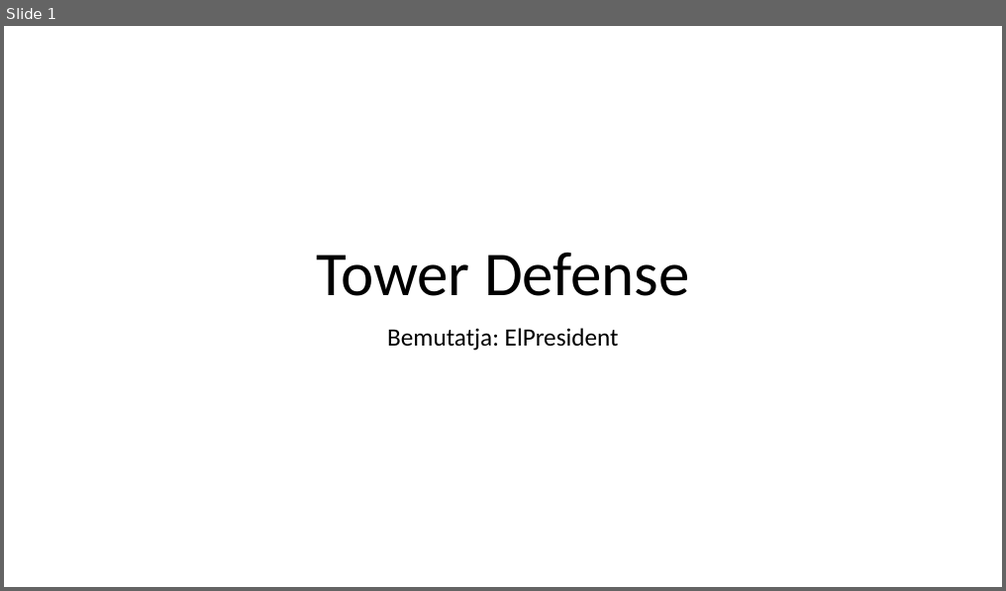
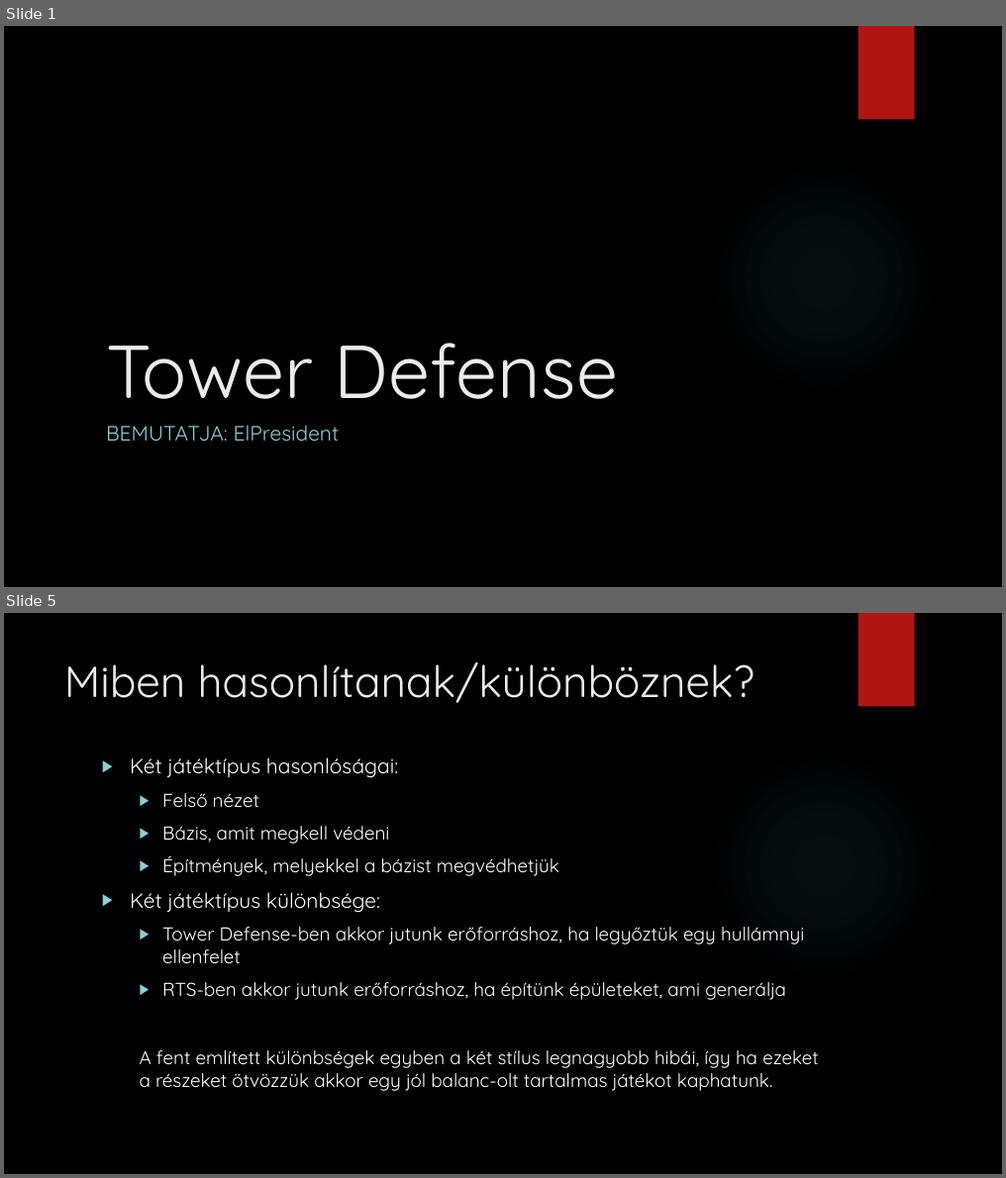
Before and after one commit to AdamBen01/ElPresident, a slide deck: Tower_Defense.pptx. Shown one above the other, each under a label of ours: slide 1 before the commit, slides 1 and 5 after it; the slides between them are not shown. The pictures are 1006x591 and 1006x1178 pixels, drawn with LibreOffice and Linux fonts; fonts in the diff are those of the drawing; background and template pictures are left out. Boxes give left, top, right and bottom in pixels: in the first picture for what was removed or moved away, otherwise in the second. Text is boxed around its words. In the diff, an @@ line names an element or a change of style, - is before the commit and + after.

```diff
--- a/Tower_Defense.pptx
+++ b/Tower_Defense.pptx
@@ slide 5 added at <box>4,613,1002,1174</box>, background picture (left out); not listed: 2 template elements that a slide beside it also shows @@
@@ title added at <box>64,662,755,703</box>, 42 pt, text #EBEBEB @@
+Miben hasonlítanak/különböznek?
@@ text added at <box>130,758,818,1091</box>, 18 pt, text #FFFFFF @@
+▶ Két játéktípus hasonlóságai:
+  ▶ Felső nézet
+  ▶ Bázis, amit megkell védeni
+  ▶ Építmények, melyekkel a bázist megvédhetjük
+▶ Két játéktípus különbsége:
+  ▶ Tower Defense-ben akkor jutunk erőforráshoz, ha legyőztük egy hullámnyi ellenfelet
+  ▶ RTS-ben akkor jutunk erőforráshoz, ha építünk épületeket, ami generálja
+  A fent említett különbségek egyben a két stílus legnagyobb hibái, így ha ezeket a részeket ötvözzük akkor egy jól balanc-olt tartalmas játékot kaphatunk.
@@ slide 1 changed as well @@
@@ background #FFFFFF to picture (left out) @@
@@ rectangle added at <box>858,26,915,120</box>, fill #B01513 @@
@@ title "Tower Defense": place and size @@
-title "Tower Defense" at <box>316,253,690,296</box>
+title "Tower Defense" at <box>106,343,618,399</box>
@@ title "Tower Defense" at <box>106,343,618,399</box>: size 60 to 72 pt, font Calibri to Quicksand, text colour #000000 to #EBEBEB; alignment centre to left; line spacing 0.9 to 1 @@
@@ ellipse added at <box>709,163,939,393</box>, fill gradient #50B9C1 @@
@@ subtitle at <box>106,425,340,441</box>: text changed; size 24 to 20 pt; font Calibri to Quicksand; text colour #000000 to #8AD0D6 @@
-Bemutatja: ElPresident
+BEMUTATJA: ElPresident
```
Also in this commit, not shown: 2 other slides changed, 8 other slides added, 1 slide removed.
